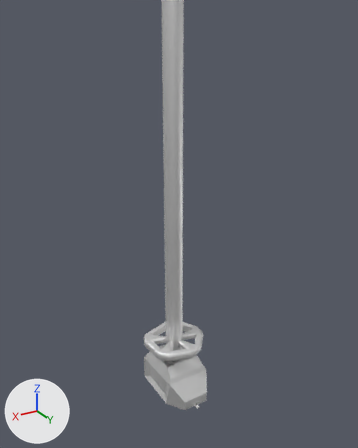
The Blender file Assets/3dArt/World/Desert/FaclityLanding.blend: old version first, new version second.
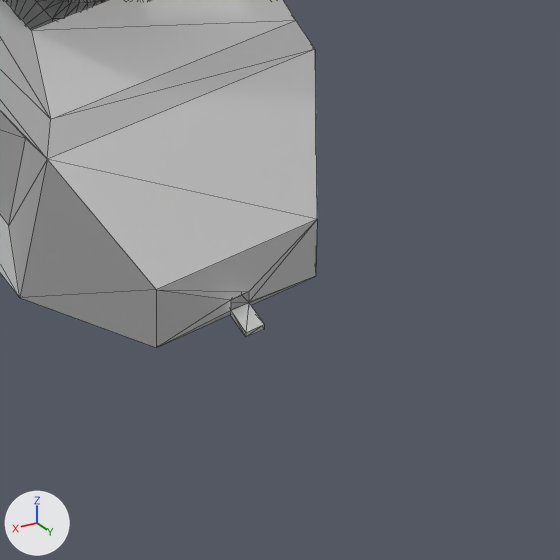
There are two pictures of each version: one from a camera (50 mm lens) standing at (892.0, 1524.0, 1517.0) and looking at (17.0, 65.0, 788.0), one close up on the part from 46% to 67% of the width and 81% to 98% of the height. Arrows for +X, +Y and +Z are at lower left; the lights stay in place. The close-ups show mesh edges as thin lines.

Objects in the first close-up: 'facility.001'.
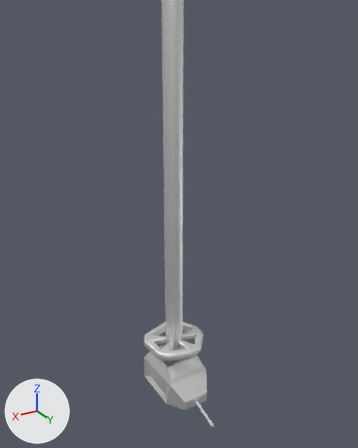
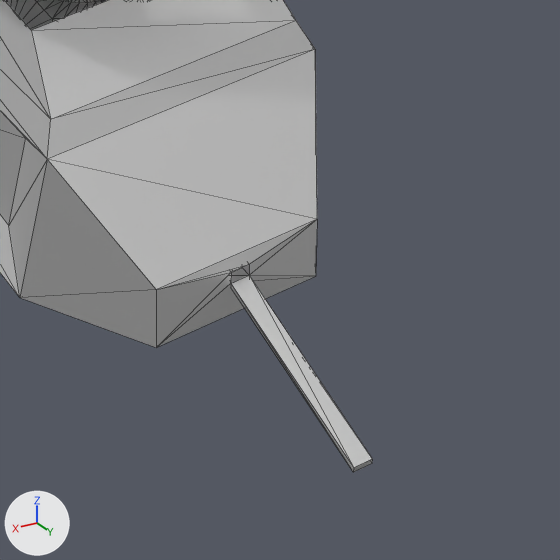
What changed in the scene script:
```text
Change me_facility_004:
    where me_facility_004.from_pydata(...)  # 486 vertices, 912 faces; spans x -75.0..125.0, y -5.0..1488.0, z -193.0..100.0
    used by ob_facility_001; location = (-24.6, 0.0, 0.0); rotation_euler = (1.571, 0.0, 0.0), in degrees (90, 0, 0)
    verts and faces of me_facility_004; kept vertices keep their numbers, new ones are numbered from 486
    before: 173 (18.0, 10.0, -177.0) at pixel (248, 291), 174 (31.0, 10.0, -177.0) at pixel (230, 299), 288 (30.0, 3.0, -170.0), 289 (31.0, 2.0, -177.0) at pixel (230, 310), 290 (18.0, 2.0, -177.0) at pixel (248, 302)
    before: 291 (19.0, 3.0, -170.0) at pixel (241, 295), 292 (19.0, 10.0, -170.0), 293 (30.0, 10.0, -170.0), 480 (31.0, -1.0, -193.0) at pixel (245, 332), 481 (18.0, -1.0, -193.0) at pixel (264, 324)
    before: 482 (18.0, -1.0, -177.0), 483 (18.0, -4.0, -193.0) at pixel (264, 329), 484 (31.0, -4.0, -193.0) at pixel (245, 337), 485 (31.0, -1.0, -177.0) at pixel (230, 315)
    me_facility_004 part 1
    add delete_faces([(480, 484, 481), (481, 484, 483)])
    add for i in [173, 174, *range(288, 294), 482, 485]: verts[i] += (0.0, 20.0, 0.0)
    add for i in [480, 481, 483, 484]: verts[i] += (0.0, -7.0, -108.0)
    add faces += [(482, 483, 484, 485), (480, 484, 483, 481)]
```

Where the change shows, as pixel boxes (x1, y1, x2, y2) in the close-ups (560 x 560 px; the box of a moved part takes in the faces that stretch with it):
part 1 of me_facility_004, moved or reshaped: before (156, 220, 317, 347); after (156, 220, 372, 472)
